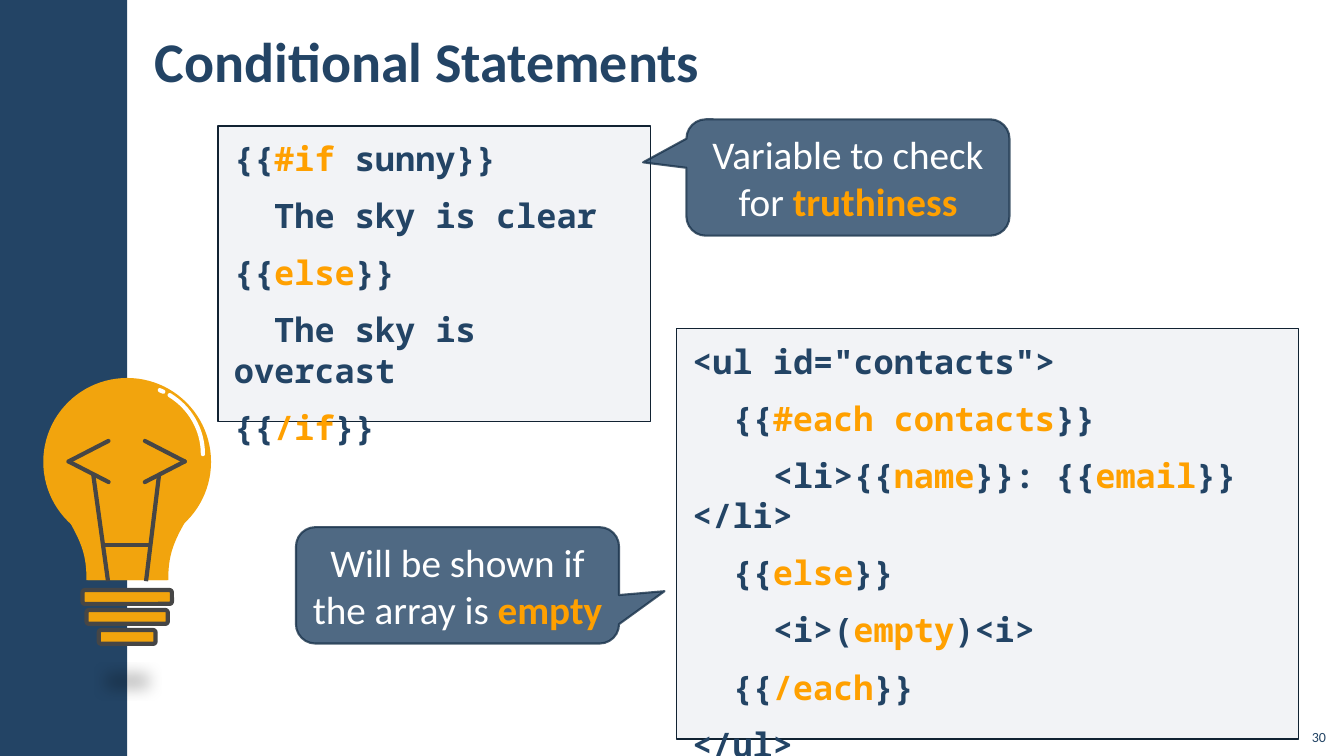
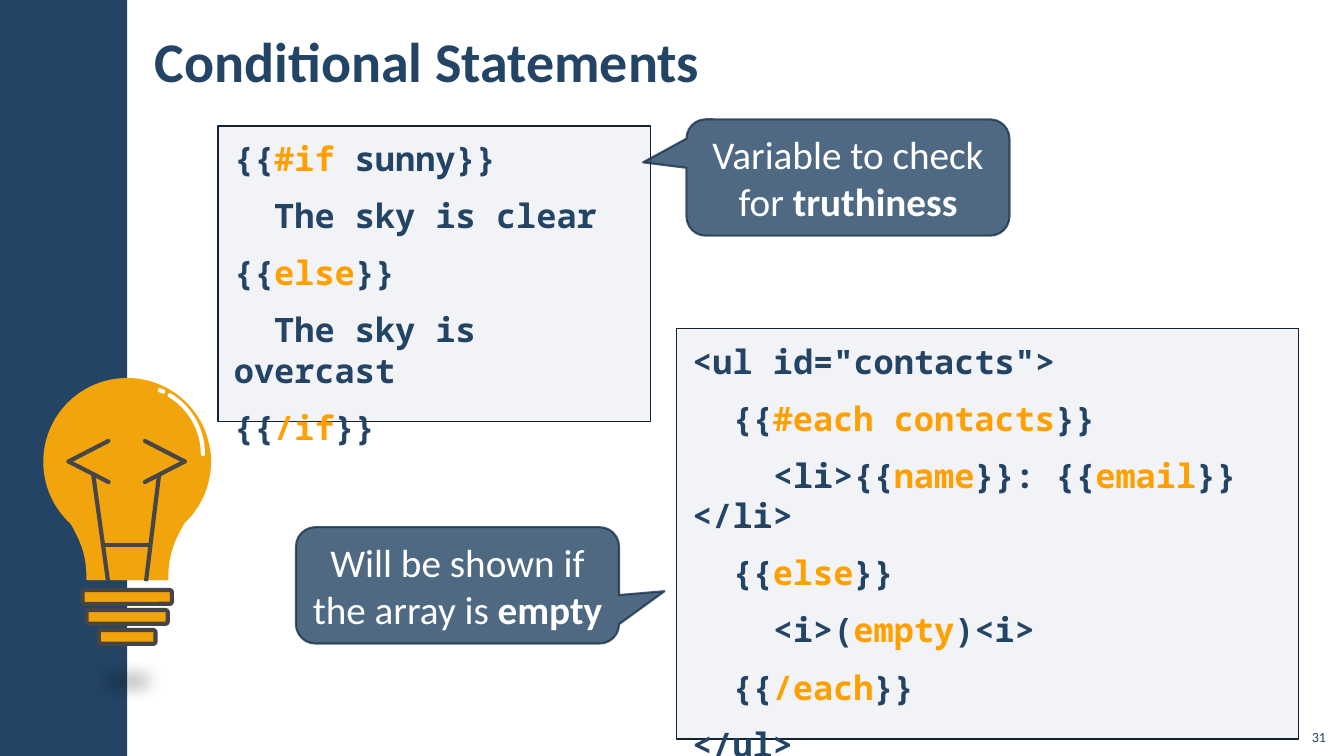
Before and after one commit to slazeRnet/JavaScript, a slide deck: slide 31 of JS-Back-End/03-ExpressJS and Templating/lab/03. ExpressJS-and-Templating.pptx (slide 30 before the commit). Drawn at 1344x756 pixels with LibreOffice and Linux fonts; fonts in the diff are those of the drawing; background and template pictures are left out. Boxes give left, top, right and bottom in pixels: in the first picture for what was removed or moved away, otherwise in the second. Text is boxed around its words. In the diff, an @@ line names an element or a change of style, - is before the commit and + after.

```diff
--- a/JS-Back-End/03-ExpressJS and Templating/lab/03. ExpressJS-and-Templating.pptx
+++ b/JS-Back-End/03-ExpressJS and Templating/lab/03. ExpressJS-and-Templating.pptx
@@ text in rounded speech box at bbox=[739, 188, 958, 217]: text colour #FFA000 to #FFFFFF in "truthiness" @@
@@ text in rounded speech box at bbox=[313, 597, 603, 631]: text colour #FFA000 to #FFFFFF in "empty" @@
@@ page number at bbox=[1312, 733, 1326, 742]: text changed @@
-30
+31
```
Also in this commit, not shown: 18 other slides changed, 1 slide added, 13 other files.
